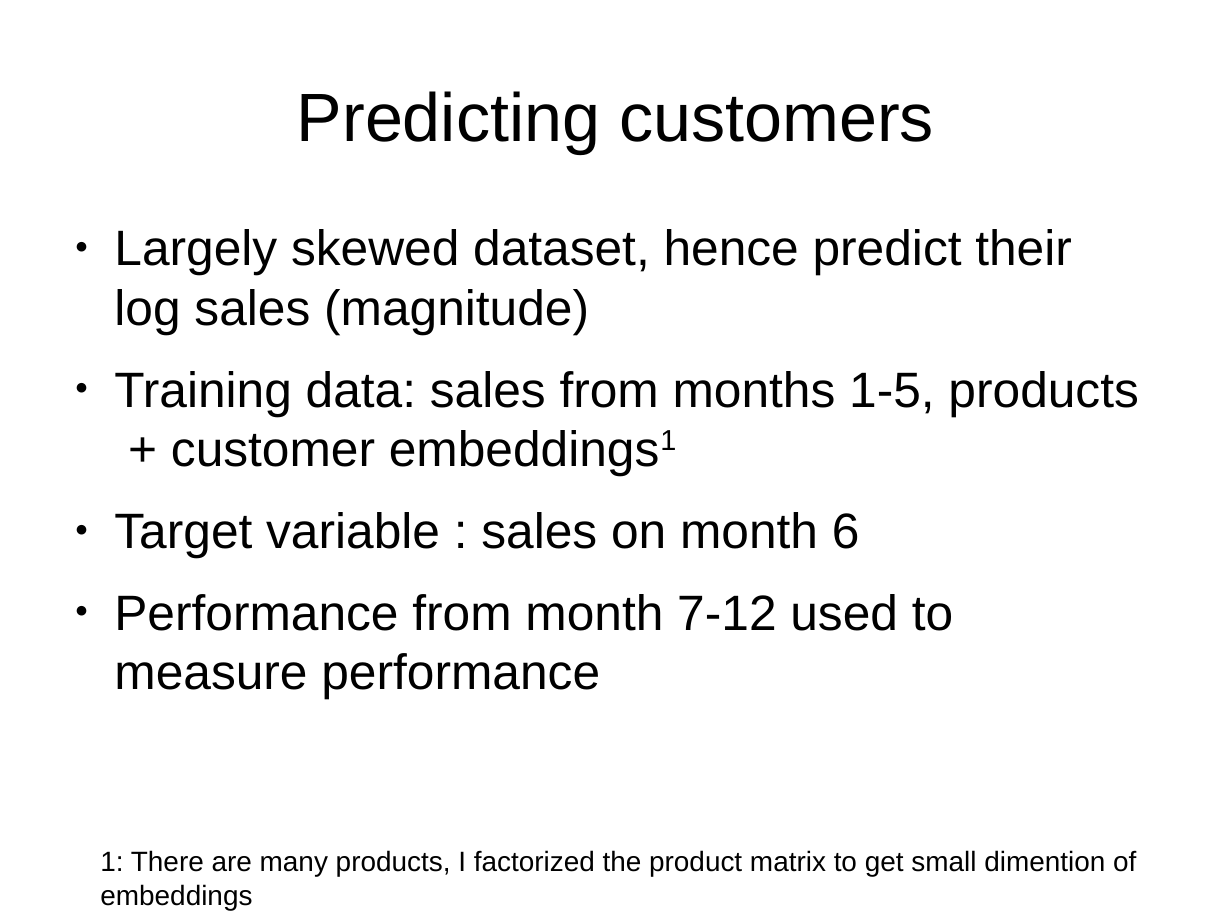
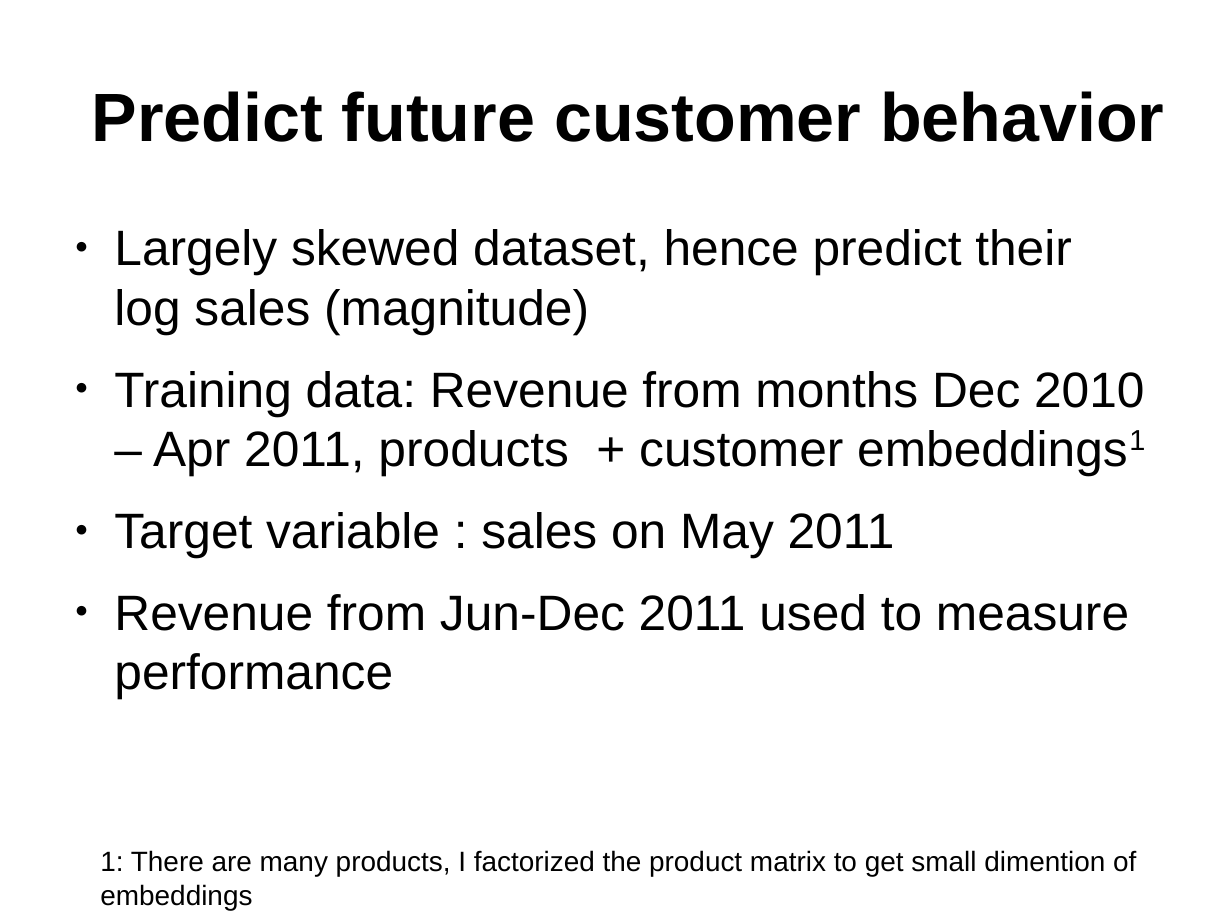
Before and after one commit to leexa90/E-commece-Data-Science, a slide deck: slide 4 of Present.odp (slide 5 before the commit). Drawn at 1232x924 pixels with LibreOffice and Linux fonts; fonts in the diff are those of the drawing. Boxes give left, top, right and bottom in pixels: in the first picture for what was removed or moved away, otherwise in the second. Text is boxed around its words. In the diff, an @@ line names an element or a change of style, - is before the commit and + after.

```diff
--- a/Present.odp
+++ b/Present.odp
@@ title at (92,91,1164,142): text changed; bold on @@
-Predicting customers
+Predict future customer behavior
@@ text at (114,371,1144,699): text changed @@
-● Training data: sales from months 1-5, products + customer embeddings1
-● Target variable : sales on month 6
-● Performance from month 7-12 used to measure performance
+● Training data: Revenue from months Dec 2010 – Apr 2011, products + customer embeddings1
+● Target variable : sales on May 2011
+● Revenue from Jun-Dec 2011 used to measure performance
```
Also in this commit, not shown: 2 other slides changed, 6 slides added, 4 slides removed, 2 other files.
